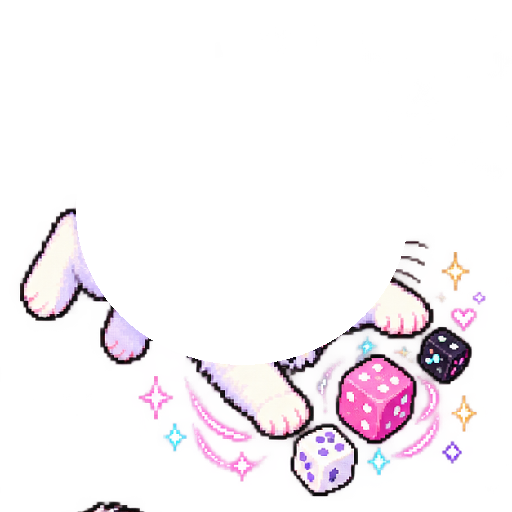
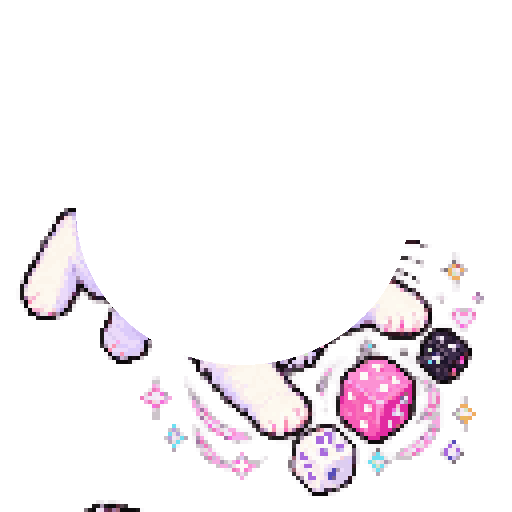
Layers edited between the first and the second w=512, h=512 image:
painted on "head" over [left=76, top=221, right=407, bottom=365]
